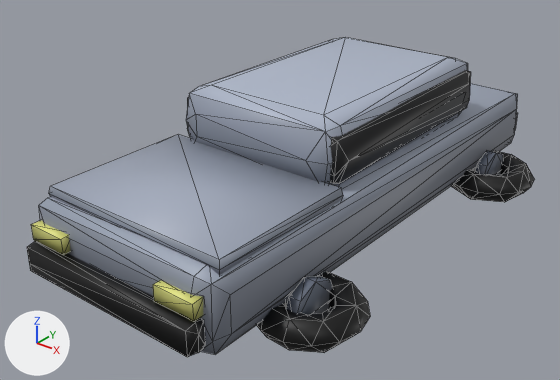
One commit to the glTF model apps/web/public/models/car.glb: the scene before it, then after it.
One viewpoint serves both versions: a 50 mm lens placed at (1.5, -2.092, 1.455), pointed at (-0.058, -0.144, 0.247). Arrows for +X, +Y and +Z are at lower left; the lights stay in place. The picture after the commit comes second. Mesh edges are drawn as thin lines. Vertices at exactly the same position are counted once.

Objects in the first picture: 'car'.
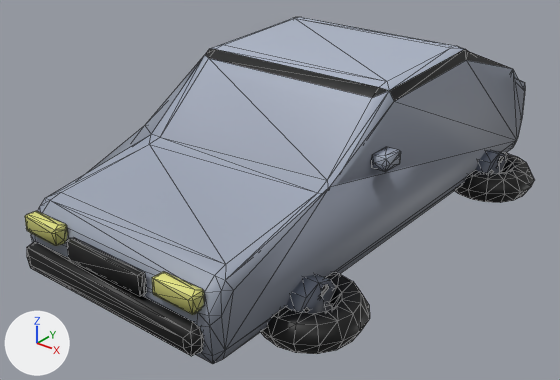
Boxes (x1, y1, x2, y2) around the edits, measured in the pictures (560 x 380 px):
'car', reshaped (8% taller)
    before: (27, 37, 534, 357)
    after: (25, 17, 534, 364)
part 1 of me_car, added
    after: (286, 274, 336, 314)
part 2 of me_car, added
    after: (476, 150, 506, 174)
part 3 of me_car, rebuilt (27% taller)
    before: (39, 83, 518, 355)
    after: (31, 17, 525, 364)
part 4 of me_car, deleted
    before: (186, 37, 468, 186)
part 5 of me_car, deleted
    before: (187, 70, 471, 184)
part 6 of me_car, deleted
    before: (49, 134, 343, 275)
part 7 of me_car, reshaped
    before: (27, 220, 370, 357)
    after: (25, 211, 370, 356)
part 8 of me_car, built on
    before: (451, 112, 534, 202)
    after: (454, 152, 534, 203)
part 9 of me_car, added
    after: (371, 147, 401, 172)

The edits, one by one:
me_car is used by ob_car; location (0.0, 0.0, 0.0).
me_car had 428 vertices, 800 faces and spanned x -0.57..0.57, y -1.01..1.01, z 0.07..0.64.
me_car now has 952 vertices, 1800 faces and spans x -0.57..0.57, y -1.0..1.0, z 0.07..0.74.
me_car part 1: a new loose piece, a 10-sided cylinder along x spanning x 0.37..0.43, y -0.675..-0.485, z 0.07..0.27, in mat_defaultmaterial.
me_car part 2: a new loose piece, a 10-sided cylinder along x spanning x 0.37..0.43, y 0.505..0.695, z 0.07..0.27, in mat_defaultmaterial.
me_car part 3: the loose piece of 36 vertices spanning x -0.37..0.37, y -0.95..0.95, z 0.17..0.43 is rebuilt with 103 vertices and now spans x -0.38..0.38, y -0.97..0.97, z 0.17..0.74.
me_car part 4: the loose piece of 37 vertices spanning x -0.32..0.32, y -0.38..0.58, z 0.4..0.64 is deleted.
me_car part 5: the loose piece of 27 vertices spanning x -0.33..0.33, y -0.36..0.56, z 0.43..0.6 is deleted.
me_car part 6: the loose piece of 12 vertices spanning x -0.35..0.35, y -0.89..-0.35, z 0.41..0.45 is deleted.
me_car part 7: 2 vertices moved within x -0.34..0.34, y -0.97, z 0.22; 152 vertices removed from x -0.56..0.56, y -1.01..-0.41, z 0.07..0.37; 361 vertices added at x -0.56..0.56, y -1.0..-0.4, z 0.09..0.4.
me_car part 8: 2 vertices moved within x -0.34..0.34, y 0.97, z 0.22; 152 vertices removed from x -0.56..0.56, y 0.43..1.01, z 0.07..0.37; 346 vertices added at x -0.56..0.56, y 0.43..1.0, z 0.09..0.4.
me_car part 9: 25 vertices added at x 0.38..0.44, y -0.27..-0.17, z 0.49..0.54.
Other edits to the shape of me_car do not show in these pictures.
